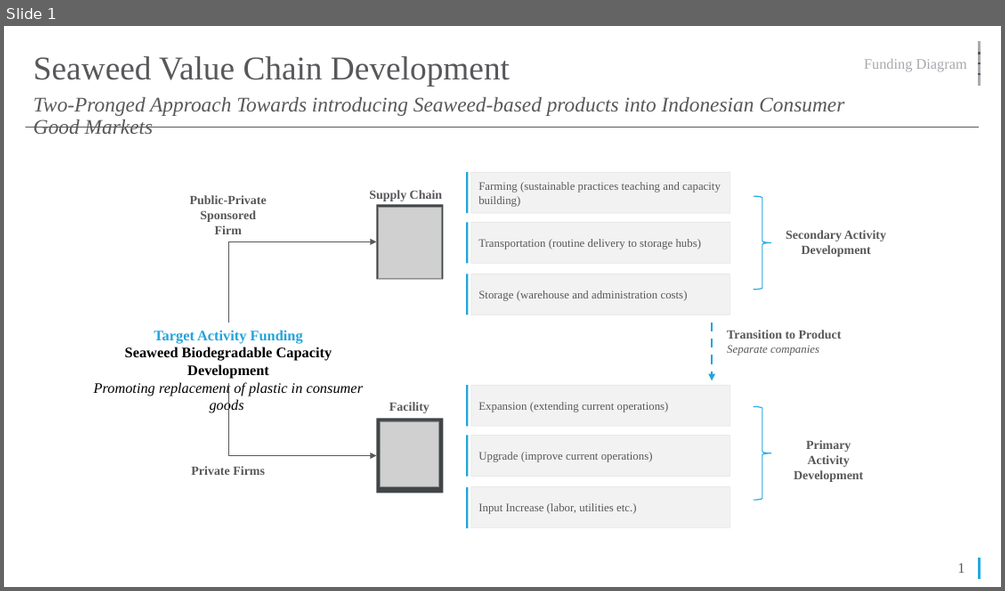
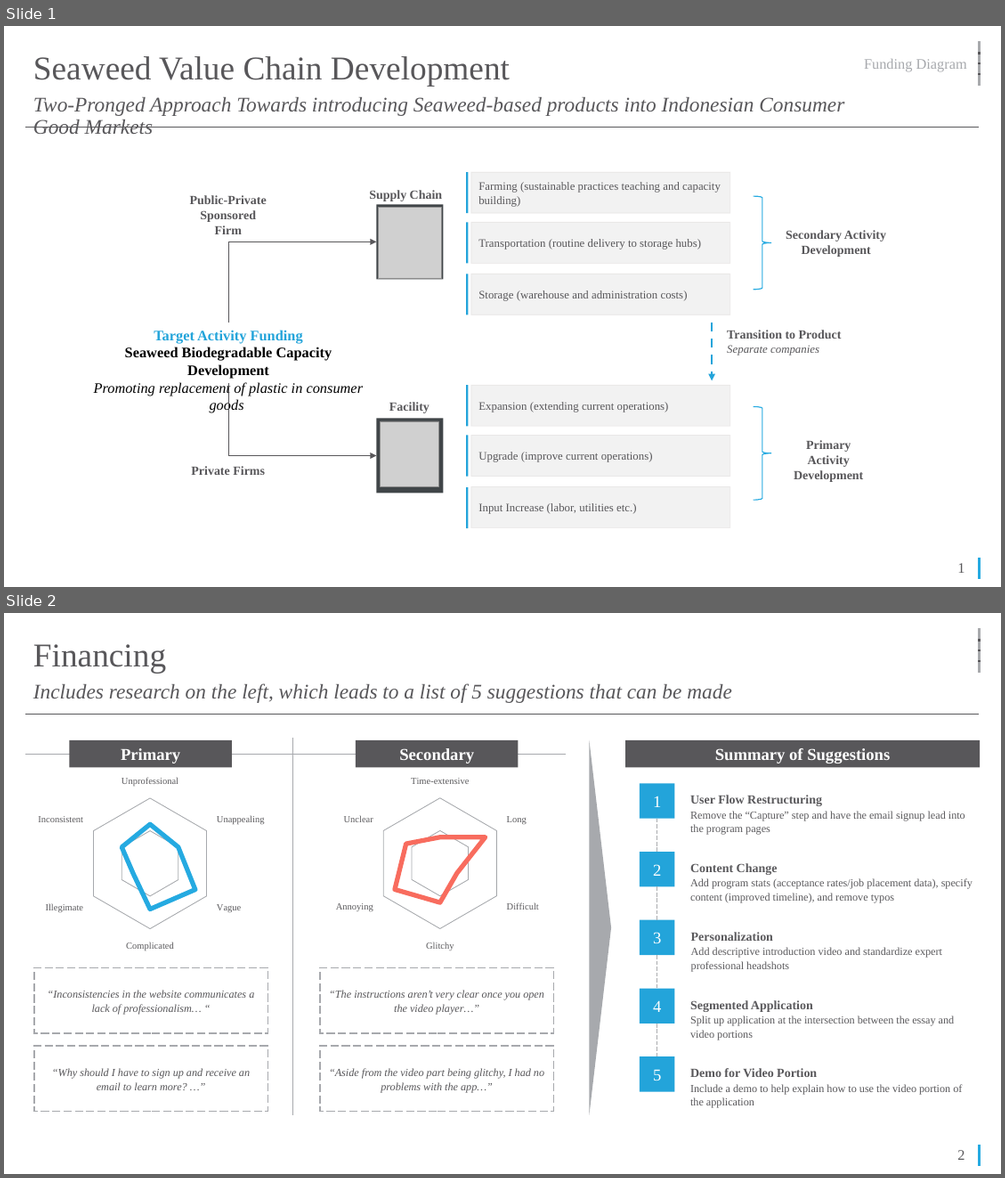
Before and after one commit to joseandresmontes/Sustainability-Challenge, a slide deck: Seaweed Value Chain Development.pptx. Shown one above the other, each under a label of ours: slide 1 before the commit, slides 1 and 2 after it. The pictures are 1005x591 and 1005x1178 pixels, drawn with LibreOffice and Linux fonts; fonts in the diff are those of the drawing; grey boxes stand for pictures. Boxes give left, top, right and bottom in pixels: in the first picture for what was removed or moved away, otherwise in the second. Text is boxed around its words. In the diff, an @@ line names an element or a change of style, - is before the commit and + after.

```diff
--- a/Seaweed Value Chain Development.pptx
+++ b/Seaweed Value Chain Development.pptx
@@ slide 2 added at (x1=4, y1=613, x2=1001, y2=1174), background #FFFFFF; not listed: 7 template elements that a slide beside it also shows @@
@@ title added at (x1=33, y1=644, x2=166, y2=673), 32 pt, text #58575A @@
+Financing
@@ text added at (x1=33, y1=683, x2=732, y2=703), 20 pt, text #58575A, italic @@
+Includes research on the left, which leads to a list of 5 suggestions that can be made
@@ group added at (x1=25, y1=737, x2=566, y2=1116): 3 lines, 2 rectangles @@
+Secondary
+Primary
@@ triangle added at (x1=589, y1=739, x2=611, y2=1115), fill #A7A9AD @@
@@ radar chart added at (x1=17, y1=771, x2=286, y2=955) @@
+categories: Unprofessional, Unappealing, Vague, Complicated, Illegimate, Inconsistent
+Series 1: 75, 62, 100, 88, 38, 62
@@ radar chart added at (x1=303, y1=771, x2=572, y2=955) @@
+categories: Time-extensive, Long, Difficult, Glitchy, Annoying, Unclear
+Series 1: 50, 100, 38, 75, 100, 75
@@ rectangle added at (x1=34, y1=967, x2=267, y2=1033), outline #A7A9AD 1 pt dashed, 10.5 pt, text #58575A, italic @@
+“Inconsistencies in the website communicates a lack of professionalism… “
@@ rectangle added at (x1=320, y1=967, x2=554, y2=1033), outline #A7A9AD 1 pt dashed, 10.5 pt, text #58575A, italic @@
+“The instructions aren’t very clear once you open the video player…”
@@ group added at (x1=625, y1=740, x2=979, y2=1108): 6 rectangles, 5 texts, 4 lines @@
+Summary of Suggestions
+1
+3
+4
+2
+5
+Demo for Video Portion
+Include a demo to help explain how to use the video portion of the application
+User Flow Restructuring
+Remove the “Capture” step and have the email signup lead into the program pages
+Content Change
+Add program stats (acceptance rates/job placement data), specify content (improved timeline), and remove typos
+Personalization
+Add descriptive introduction video and standardize expert professional headshots
+Segmented Application
+Split up application at the intersection between the essay and video portions
@@ rectangle added at (x1=34, y1=1046, x2=267, y2=1111), outline #A7A9AD 1 pt dashed, 10.5 pt, text #58575A, italic @@
+“Why should I have to sign up and receive an email to learn more? …”
@@ rectangle added at (x1=320, y1=1046, x2=554, y2=1111), outline #A7A9AD 1 pt dashed, 10.5 pt, text #58575A, italic @@
+“Aside from the video part being glitchy, I had no problems with the app…”
```
